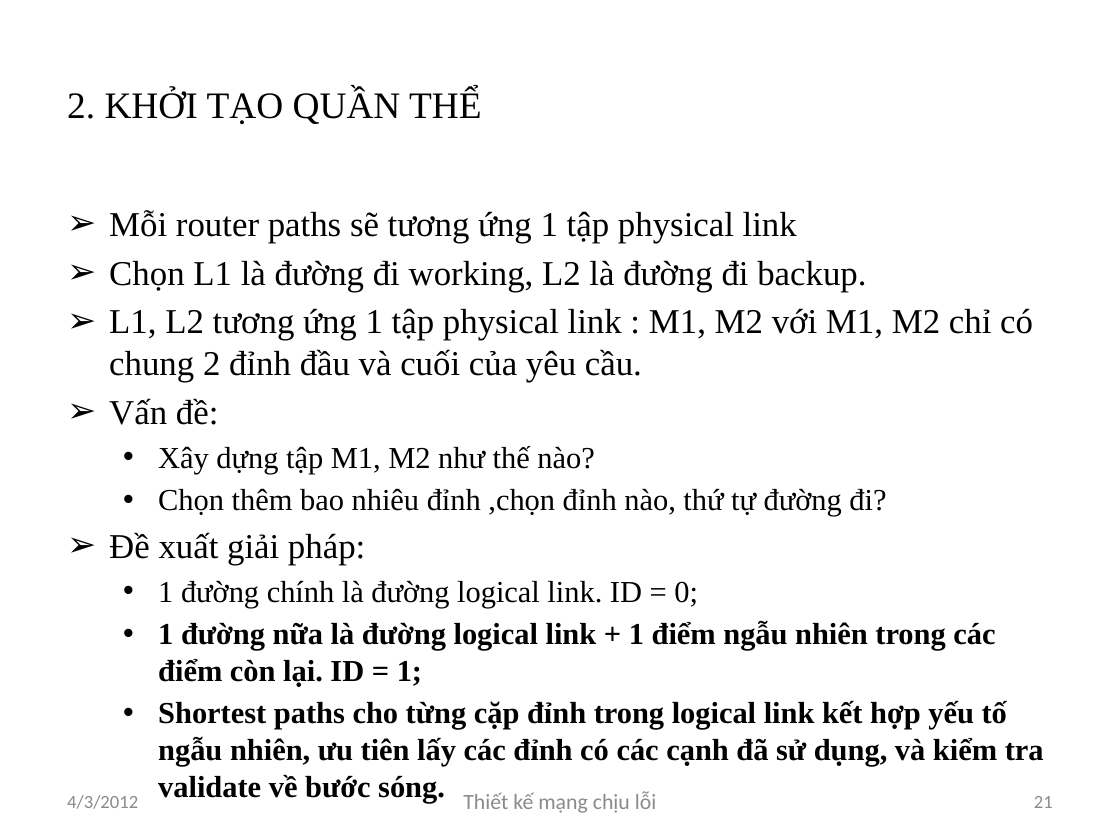
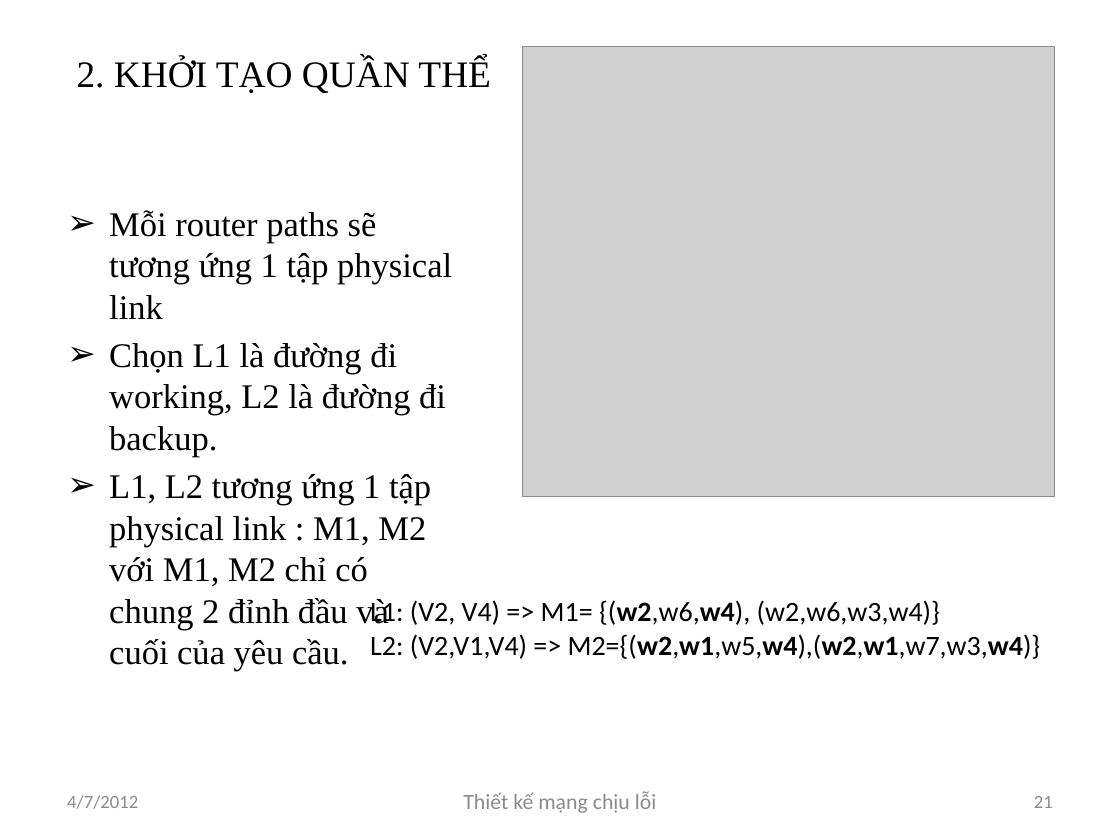
Before and after one commit to luongnv89/GAMSOND, a slide deck: slide 21 of Presents/Luongnv.Intro5.0.pptx. Drawn at 1120x840 pixels with LibreOffice and Linux fonts; fonts in the diff are those of the drawing; grey boxes stand for pictures. Boxes give left, top, right and bottom in pixels: in the first picture for what was removed or moved away, otherwise in the second. Text is boxed around its words. In the diff, an @@ line names an element or a change of style, - is before the commit and + after.

```diff
--- a/Presents/Luongnv.Intro5.0.pptx
+++ b/Presents/Luongnv.Intro5.0.pptx
@@ title "2. KHỞI TẠO QUẦN THỂ" moved from (x1=67, y1=89, x2=482, y2=124) to (x1=77, y1=58, x2=491, y2=93) @@
@@ picture added at (x1=523, y1=47, x2=1055, y2=497) @@
@@ text "Mỗi router paths sẽ tương ..." at (x1=109, y1=210, x2=452, y2=671): size 22.4 to 22.2 pt @@
@@ text at (x1=109, y1=398, x2=1044, y2=766): paragraphs removed @@
-➢ Vấn đề:
-  • Xây dựng tập M1, M2 như thế nào?
-  • Chọn thêm bao nhiêu đỉnh ,chọn đỉnh nào, thứ tự đường đi?
-➢ Đề xuất giải pháp:
-  • 1 đường chính là đường logical link. ID = 0;
-  • 1 đường nữa là đường logical link + 1 điểm ngẫu nhiên trong các điểm còn lại. ID = 1;
-  • Shortest paths cho từng cặp đỉnh trong logical link kết hợp yếu tố ngẫu nhiên, ưu tiên lấy các đỉnh có các cạnh đã sử dụng, và kiểm tra validate về bước sóng.
@@ text added at (x1=370, y1=599, x2=1041, y2=659), 18 pt, text #000000 @@
+L1: (V2, V4) => M1= {(w2,w6,w4), (w2,w6,w3,w4)}
+L2: (V2,V1,V4) => M2={(w2,w1,w5,w4),(w2,w1,w7,w3,w4)}
@@ text at (x1=67, y1=795, x2=138, y2=809): text changed @@
-4/3/2012
+4/7/2012
```
Also in this commit, not shown: 34 other slides changed, 1 slide added, 2 other files.
